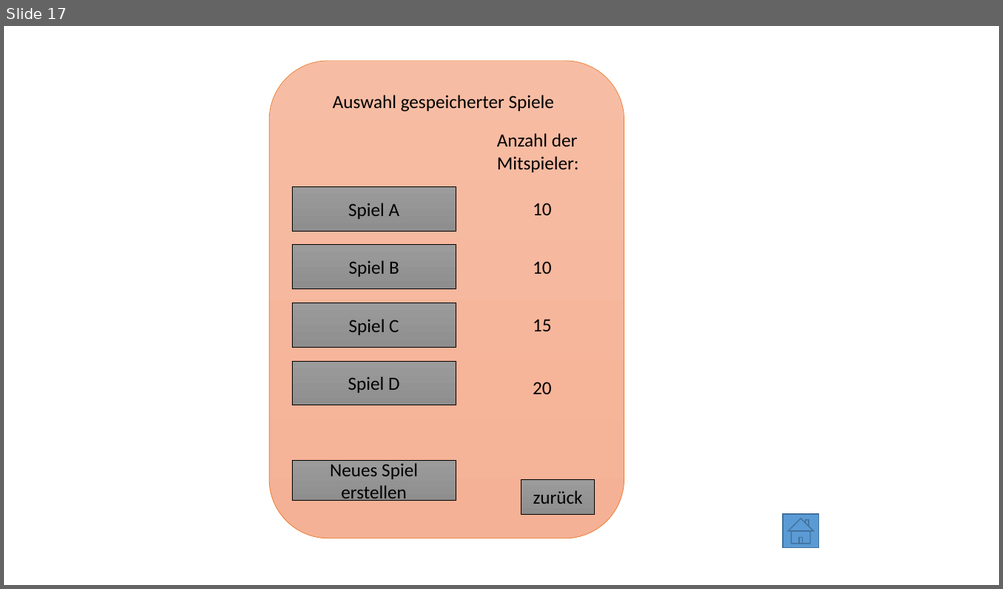
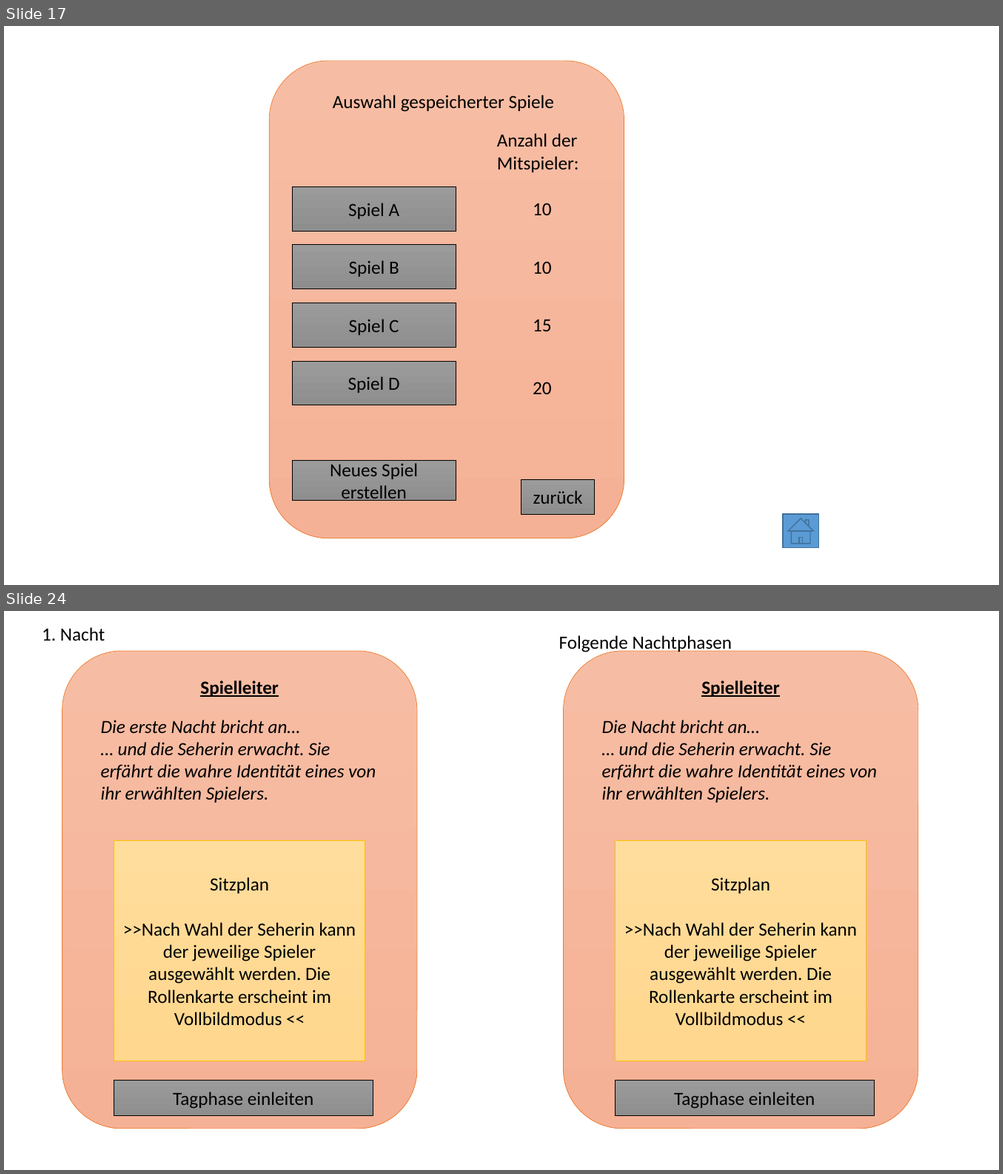
Before and after one commit to john-kloss/werwolf, a slide deck: VisualisierungProjekt.odp. Shown one above the other, each under a label of ours: slide 17 before the commit, slides 17 and 24 after it; the slides between them are not shown. The pictures are 1003x589 and 1003x1174 pixels, drawn with LibreOffice and Linux fonts; fonts in the diff are those of the drawing. Boxes give left, top, right and bottom in pixels: in the first picture for what was removed or moved away, otherwise in the second. Text is boxed around its words. In the diff, an @@ line names an element or a change of style, - is before the commit and + after.

```diff
--- a/VisualisierungProjekt.odp
+++ b/VisualisierungProjekt.odp
@@ slide 24 added at (4, 611, 999, 1170), background #FFFFFF @@
@@ text added at (42, 627, 105, 641), 18 pt, text #000000 @@
+1. Nacht
@@ freeform shape added at (62, 651, 418, 1130), fill gradient #F7BDA4 to #F5B195, outline #ED7D31 0.51 pt @@
@@ text added at (559, 635, 731, 653), 18 pt, text #000000 @@
+Folgende Nachtphasen
@@ freeform shape added at (563, 651, 919, 1130), fill gradient #F7BDA4 to #F5B195, outline #ED7D31 0.51 pt @@
@@ text added at (200, 681, 278, 697), 18 pt, text #000000, bold, underline @@
+Spielleiter
@@ text added at (701, 681, 779, 697), 18 pt, text #000000, bold, underline @@
+Spielleiter
@@ text added at (101, 720, 375, 803), 18 pt, text #000000, italic @@
+Die erste Nacht bricht an…
+… und die Seherin erwacht. Sie erfährt die wahre Identität eines von ihr erwählten Spielers.
@@ text added at (602, 720, 876, 803), 18 pt, text #000000, italic @@
+Die Nacht bricht an…
+… und die Seherin erwacht. Sie erfährt die wahre Identität eines von ihr erwählten Spielers.
@@ freeform shape added at (114, 841, 365, 1062), fill gradient #FFDD9C to #FFD78E, outline #FFC000 0.51 pt, 18 pt, text #000000 @@
+Sitzplan
+>>Nach Wahl der Seherin kann der jeweilige Spieler ausgewählt werden. Die Rollenkarte erscheint im Vollbildmodus <<
@@ freeform shape added at (615, 841, 867, 1062), fill gradient #FFDD9C to #FFD78E, outline #FFC000 0.51 pt, 18 pt, text #000000 @@
+Sitzplan
+>>Nach Wahl der Seherin kann der jeweilige Spieler ausgewählt werden. Die Rollenkarte erscheint im Vollbildmodus <<
@@ freeform shape added at (114, 1081, 373, 1117), fill gradient #9B9B9B to #8E8E8E, outline #000000 0.51 pt, 18 pt, text #000000 @@
+Tagphase einleiten
@@ freeform shape added at (615, 1081, 874, 1117), fill gradient #9B9B9B to #8E8E8E, outline #000000 0.51 pt, 18 pt, text #000000 @@
+Tagphase einleiten
```
Also in this commit, not shown: 1 slide changed, 10 other slides added.
